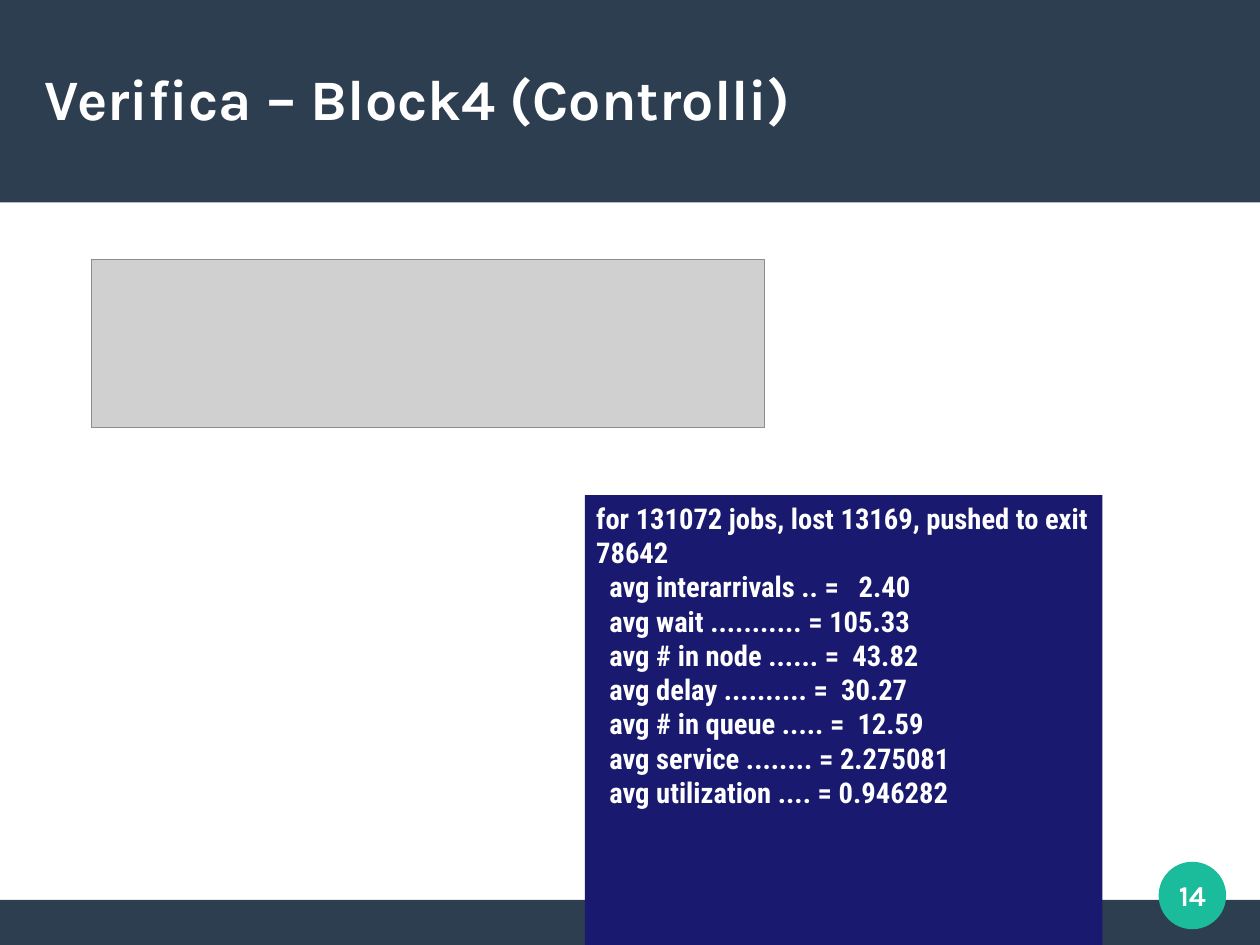
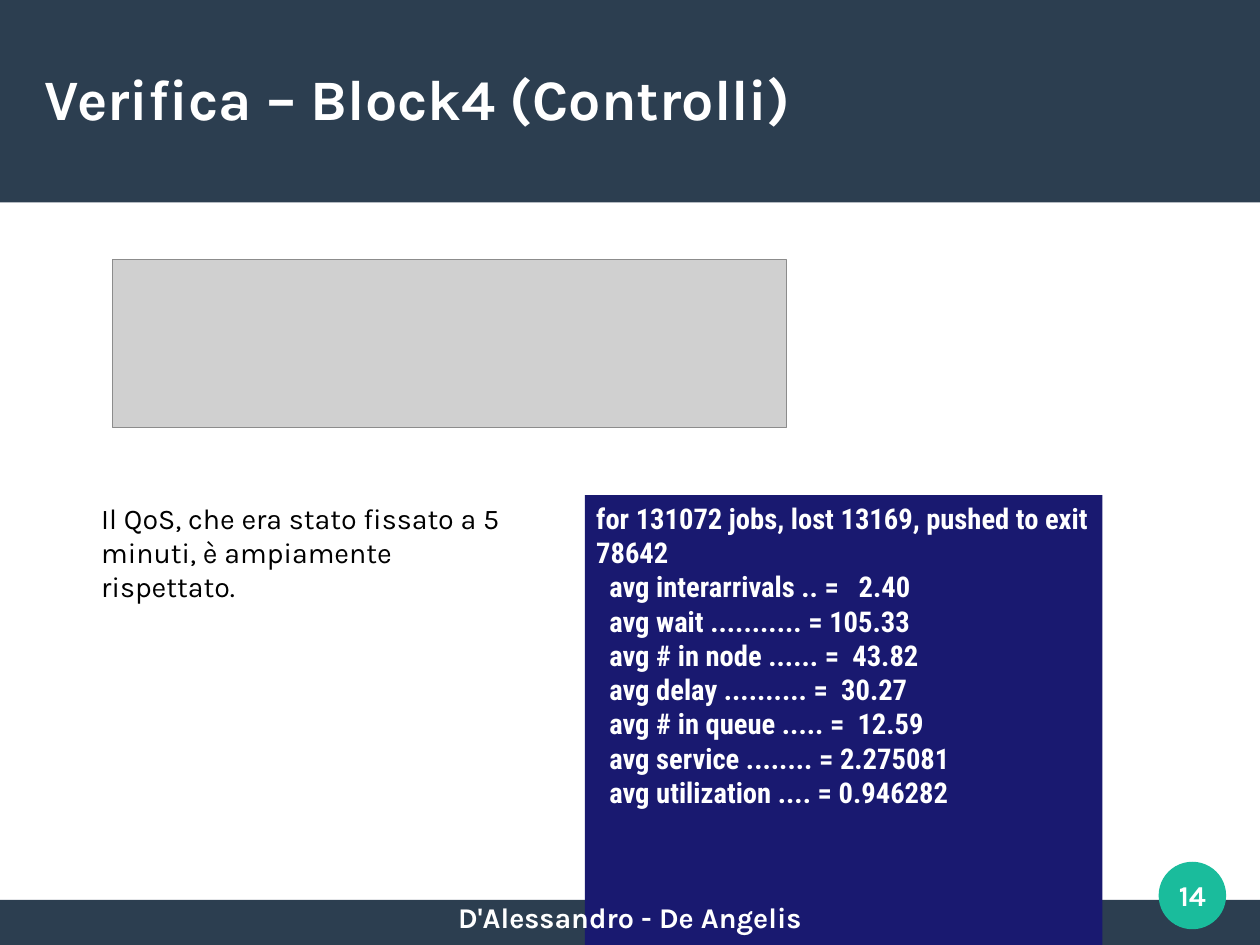
Before and after one commit to EnricoDAlessandro97UNI/DisneyWorld, a slide deck: slide 14 of presentazione.odp. Drawn at 1260x945 pixels with LibreOffice and Linux fonts; fonts in the diff are those of the drawing; grey boxes stand for pictures. Boxes give left, top, right and bottom in pixels: in the first picture for what was removed or moved away, otherwise in the second. Text is boxed around its words. In the diff, an @@ line names an element or a change of style, - is before the commit and + after.

```diff
--- a/presentazione.odp
+++ b/presentazione.odp
@@ picture: place and size @@
-picture at [91, 260, 766, 428]
+picture at [112, 260, 787, 428]
@@ text added at [101, 509, 499, 604], 18 pt, text #000000 @@
+Il QoS, che era stato fissato a 5 minuti, è ampiamente rispettato.
@@ text added at [458, 907, 802, 935], 18 pt, text #FFFFFF, bold @@
+D'Alessandro - De Angelis
```
Also in this commit, not shown: 14 other slides changed, 19 slides added, 32 other files.
